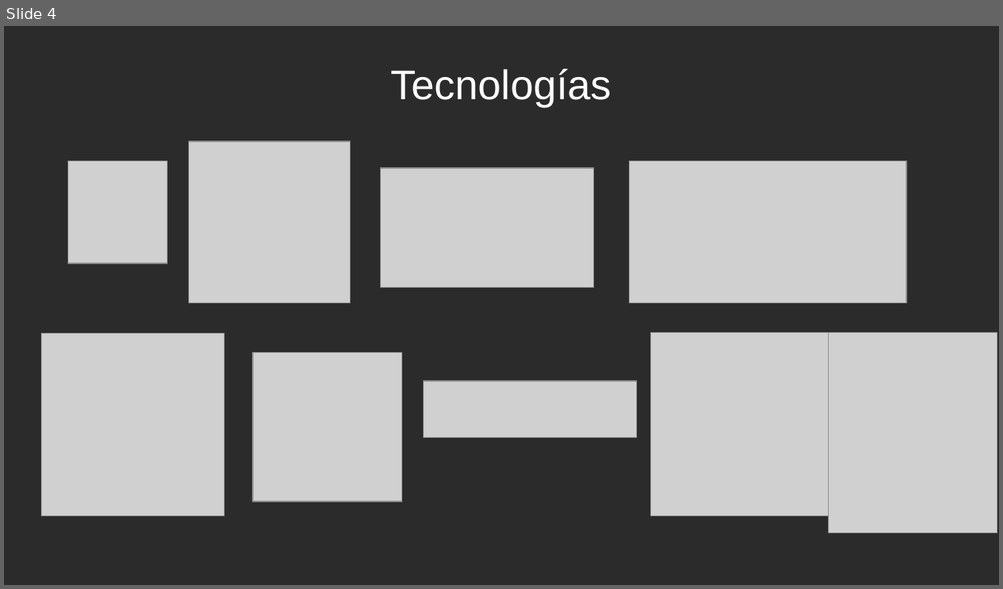
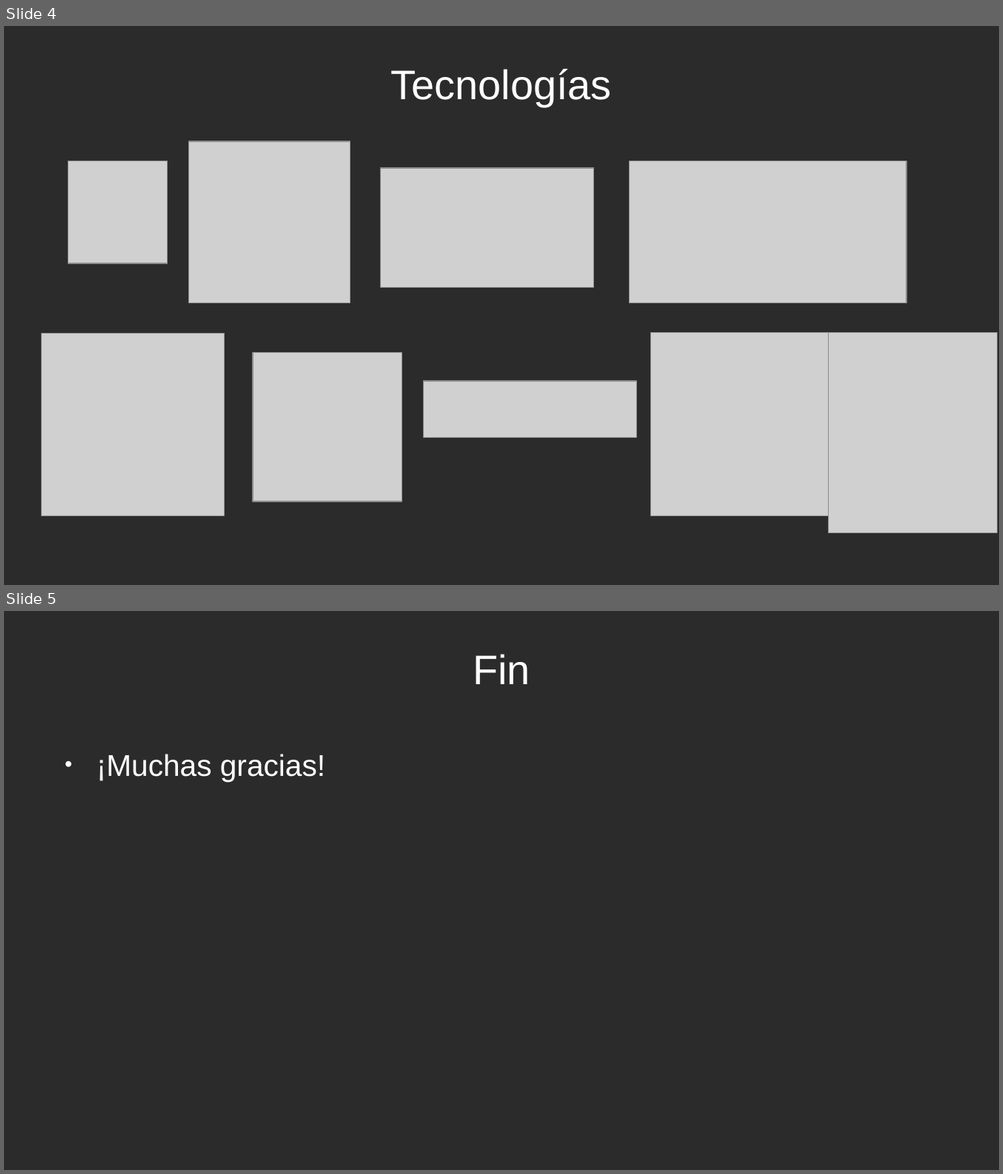
Before and after one commit to PabloLuisMolinaBlanes/RadioPlatform, a slide deck: Presentacion/presentacion.odp. Shown one above the other, each under a label of ours: slide 4 before the commit, slides 4 and 5 after it. The pictures are 1003x589 and 1003x1174 pixels, drawn with LibreOffice and Linux fonts; fonts in the diff are those of the drawing; grey boxes stand for pictures; background and template pictures are left out; a plain dark background stands for a picture behind light text. Boxes give left, top, right and bottom in pixels: in the first picture for what was removed or moved away, otherwise in the second. Text is boxed around its words. In the diff, an @@ line names an element or a change of style, - is before the commit and + after.

Commit message:
Added presentation pdf

```diff
--- a/Presentacion/presentacion.odp
+++ b/Presentacion/presentacion.odp
@@ slide 5 added at [4, 611, 999, 1170], background picture (left out) @@
@@ title added at [472, 654, 530, 684], 33 pt, text #FFFFFF @@
+Fin
@@ text added at [96, 754, 325, 781], 24 pt, text #FFFFFF @@
+● ¡Muchas gracias!
```
Also in this commit, not shown: 1 other file.
